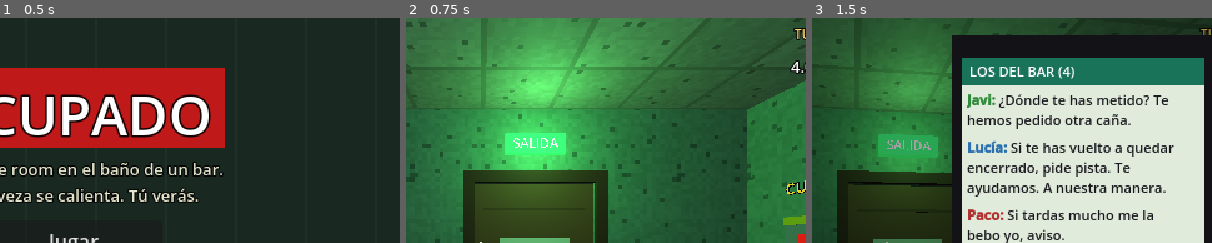
Above: before the commit, frames 1-3 (left to right).
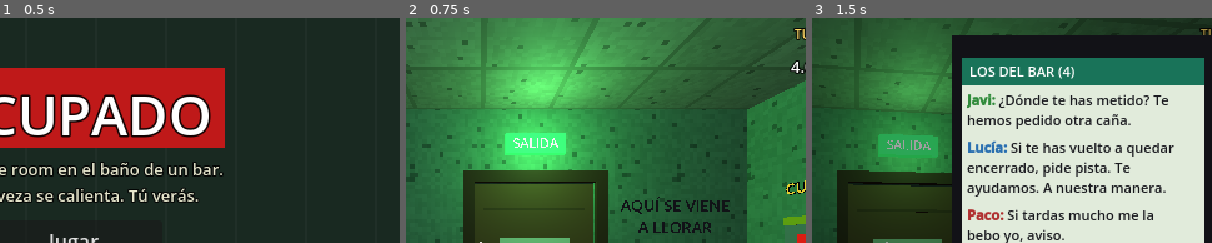
Above: after the commit, the same moments.

Repository: weleloable/ocupado
Game: Godot game, scene res://scenes/main.tscn
Same seed, same stepped clock (60 frames per second), same inputs: the game is played once before the commit and once after it.
Inputs (mouse positions are % of the whole screen's width and height, from its top left):
- Up to frame 1 (0.5 s): no input
- Up to frame 2 (0.75 s): click "Jugar" at 0.5 s
- Up to frame 3 (1.5 s): tap Enter at 1.25 s; move the mouse to (55, 50) at 1.27 s; hold W (move_forward) from 1.28 s (still down); hold H (hint) from 1.28 s (still down); click (55, 50) at 1.42 s
The pictures show only the part of the screen within x 41-91%, y 0-50%; the shares and areas given below are measured in that part.

Frame 1 is identical in both runs. In frame 2, 1.0% of the frame differs, in the area x 53-81%, y 79-96%; in frame 3, nothing differs.

Commit message:
Fase 4: pintadas visibles y ocultas, decoracion, ajustes visuales y test de reinicio
Co-Authored-By: Claude Opus 5.5 <noreply@anthropic.com>

Diff:
--- a/scripts/core/room.gd
+++ b/scripts/core/room.gd
@@ -14,6 +14,7 @@
 var corridor_light: OmniLight3D
 var tube_mat: StandardMaterial3D
 var black_tube_mat: StandardMaterial3D
+var hidden_labels: Array[Label3D] = []
 
 var door: Door
 var keypad: Keypad
@@ -42,6 +43,8 @@
 	_build_east_wall()
 	_build_west_wall()
 	_build_south_wall()
+	_build_decor()
+	_build_graffiti()
 	GameState.lights_turned_on.connect(_on_lights_on)
 
 
@@ -259,7 +262,55 @@
 	mount("south", 0.9, 1.35).add_child(dispenser)
 
 
+## Mop in a corner and the "employees must wash hands" sign.
+func _build_decor() -> void:
+	var mop := DecorItem.new().setup("Mirar la fregona", "mop")
+	mop.position = Vector3(-1.65, 0.0, 1.15)
+	add_child(mop)
+	mop.add_mesh_cylinder(0.17, 0.28, Vector3(0, 0.14, 0), Build.mat(Color(0.85, 0.7, 0.15)))
+	mop.add_mesh_cylinder(0.015, 1.3, Vector3(0.05, 0.8, 0.0), Build.mat(Color(0.25, 0.4, 0.8)), Vector3(0, 0, -0.12))
+	mop.add_mesh_box(Vector3(0.2, 0.1, 0.2), Vector3(-0.02, 0.28, 0), Build.mat(Color(0.7, 0.68, 0.6)))
+	mop.add_shape(Vector3(0.4, 1.45, 0.4), Vector3(0, 0.72, 0))
+
+	var sign_mount := mount("south", 0.0, 1.95)
+	var sign := DecorItem.new().setup("Leer el cartel", "employees_sign")
+	sign_mount.add_child(sign)
+	sign.add_mesh_box(Vector3(0.62, 0.24, 0.015), Vector3(0, 0, 0.008), Build.mat(Color(0.95, 0.95, 0.9)))
+	Build.label(sign, "LOS EMPLEADOS DEBEN\nLAVARSE LAS MANOS", Vector3(0, 0, 0.017), 0.0, 24,
+			Color(0.1, 0.2, 0.55), 0.0035)
+	sign.add_shape(Vector3(0.64, 0.26, 0.05), Vector3(0, 0, 0.02))
+
+
+func _build_graffiti() -> void:
+	var marker := Color(0.08, 0.08, 0.1)
+	var red := Color(0.6, 0.08, 0.08)
+	var blue := Color(0.1, 0.2, 0.6)
+	_graffiti("north", 1.45, 1.8, "AQUÍ SE VIENE\nA LLORAR", 26, marker, false)
+	_graffiti("south", -0.9, 1.85, "SI LEES ESTO,\nESTÁS EN UN BAÑO", 24, red, false)
+	_graffiti("west", 1.0, 1.72, "LA LLAVE ESTÁ\nEN TU CORAZÓN\n(es broma, es un teclado)", 22, blue, false)
+	_graffiti("east", 0.3, 1.72, "PACO\nTE QUIERO\n(NO)", 24, red, false)
+	# Hidden until the black light turns on.
+	var neon := Color(0.75, 1.0, 0.2)
+	var pink := Color(1.0, 0.35, 0.85)
+	_graffiti("north", -1.28, 1.86,
+			"EL RITUAL DEL PARROQUIANO:\n1. SECADOR\n2. CADENA\n3. GRIFO FRÍO\n4. SECADOR", 20, neon, true)
+	_graffiti("west", 0.95, 2.25, "EL GRIFO CALIENTE\nGUARDA SECRETOS", 22, pink, true)
+	_graffiti("south", 0.9, 1.88, "EL PAPEL NO SE GANA,\nSE MERECE", 20, pink, true)
+	_graffiti("east", -0.75, 2.3, "ESTO NO SE LIMPIA\nDESDE 2009", 20, neon, true)
+
+
+func _graffiti(wall: String, along: float, y: float, text: String, size: int, color: Color, hidden: bool) -> void:
+	var m := mount(wall, along, y)
+	var l := Build.label(m, text, Vector3(0, 0, 0.012), 0.0, size, color, 0.0045, 6 if hidden else 0)
+	if hidden:
+		l.outline_modulate = Color(color.r * 0.3, color.g * 0.3, color.b * 0.3)
+		l.visible = false
+		hidden_labels.append(l)
+
+
 func _on_lights_on() -> void:
+	for l in hidden_labels:
+		l.visible = true
 	tube_mat.emission_enabled = true
 	tube_mat.emission = Color(0.9, 1.0, 0.9)
 	tube_mat.emission_energy_multiplier = 2.0
--- a/scripts/main.gd
+++ b/scripts/main.gd
@@ -26,6 +26,8 @@
 	else:
 		_show_menu()
 
+	if "--restart-test" in OS.get_cmdline_user_args():
+		_restart_test()
 	if autotest:
 		var test := Autotest.new()
 		test.game = game
@@ -38,6 +40,29 @@
 		shots.lights = lights
 		shots.process_mode = Node.PROCESS_MODE_ALWAYS
 		add_child(shots)
+
+
+## Debug: menu -> play -> restart -> menu, printing the state at each step.
+func _restart_test() -> void:
+	var step: int = Engine.get_meta("restart_step", 0)
+	Engine.set_meta("restart_step", step + 1)
+	var t := create_tween()
+	t.tween_interval(1.0)
+	match step:
+		0:
+			print("menu at start: %s" % (menu != null))
+			t.tween_callback(func() -> void: menu.play_pressed.emit())
+			t.tween_interval(1.0)
+			t.tween_callback(func() -> void:
+				print("play from menu: game=%s running=%s" % [game != null, GameState.running])
+				GameState.solve_lights()
+				game.restart_requested.emit())
+		1:
+			print("restart: game=%s menu=%s lights_on=%s" % [game != null, menu != null, GameState.lights_on])
+			t.tween_callback(func() -> void: game.menu_requested.emit())
+		2:
+			print("back to menu: menu=%s game=%s" % [menu != null, game != null])
+			t.tween_callback(get_tree().quit)
 
 
 func _show_menu() -> void:
--- a/scripts/puzzles/dispenser.gd
+++ b/scripts/puzzles/dispenser.gd
@@ -19,7 +19,7 @@
 	add_child(_lid_pivot)
 	track_mesh(Build.box(_lid_pivot, Vector3(0.35, 0.41, 0.014), Vector3(0, 0.205, 0), metal))
 	track_mesh(Build.box(_lid_pivot, Vector3(0.05, 0.05, 0.02), Vector3(0, 0.36, 0.012), Build.mat(Color(0.2, 0.2, 0.2))))
-	Build.label(_lid_pivot, "PAPEL", Vector3(0, 0.22, 0.009), 0.0, 24, Color(0.2, 0.2, 0.25), 0.004)
+	Build.label(_lid_pivot, "PAPEL", Vector3(0, 0.22, 0.009), 0.0, 40, Color(0.15, 0.15, 0.2), 0.0025)
 	add_shape(Vector3(0.38, 0.44, 0.16), Vector3(0, 0, 0.08))
 	GameState.ritual_solved.connect(_on_ritual_solved)
 
--- a/scripts/puzzles/hand_dryer.gd
+++ b/scripts/puzzles/hand_dryer.gd
@@ -13,7 +13,7 @@
 	add_mesh_box(Vector3(0.34, 0.28, 0.2), Vector3(0, 0, 0.1), white)
 	add_mesh_cylinder(0.045, 0.1, Vector3(0, -0.18, 0.13), Build.mat(Color(0.6, 0.6, 0.62)))
 	add_mesh_box(Vector3(0.12, 0.04, 0.01), Vector3(0, 0.06, 0.205), Build.mat(Color(0.15, 0.15, 0.15)))
-	Build.label(self, "PULSE", Vector3(0, 0.06, 0.212), 0.0, 14, Color.WHITE, 0.003)
+	Build.label(self, "PULSE", Vector3(0, 0.06, 0.212), 0.0, 32, Color.WHITE, 0.0018)
 	add_shape(Vector3(0.38, 0.4, 0.26), Vector3(0, -0.04, 0.13))
 
 
